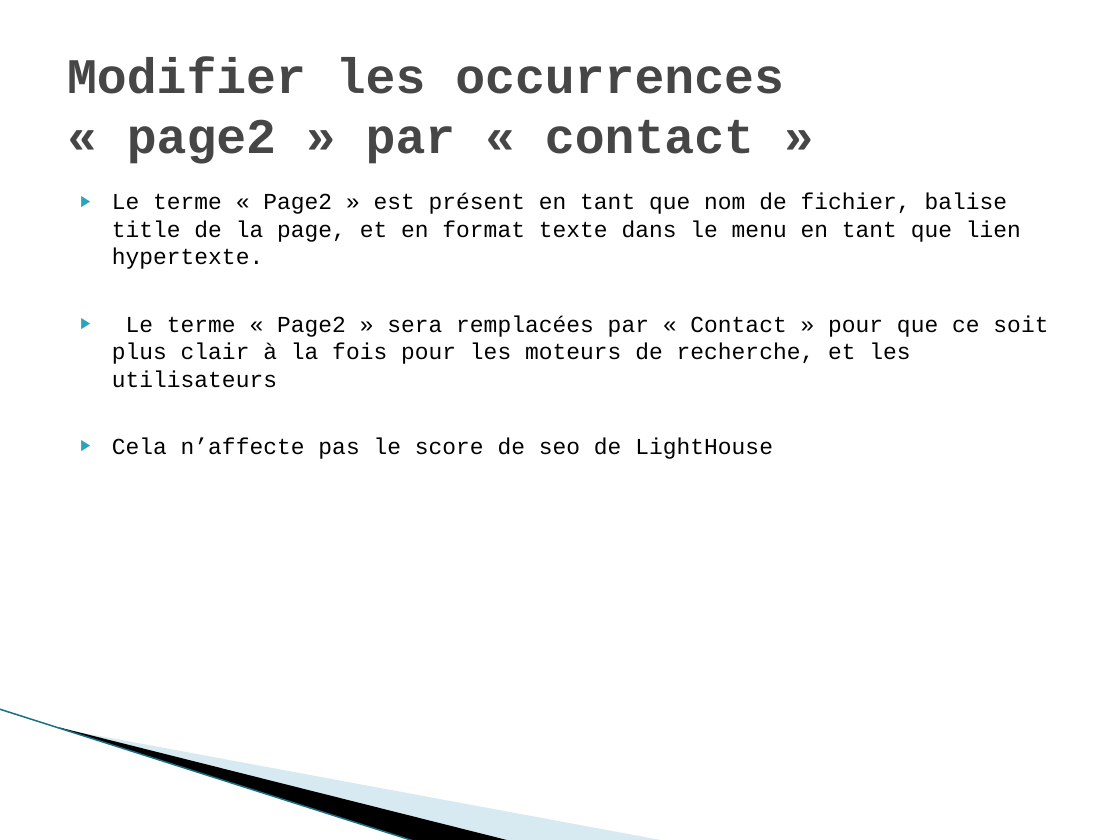
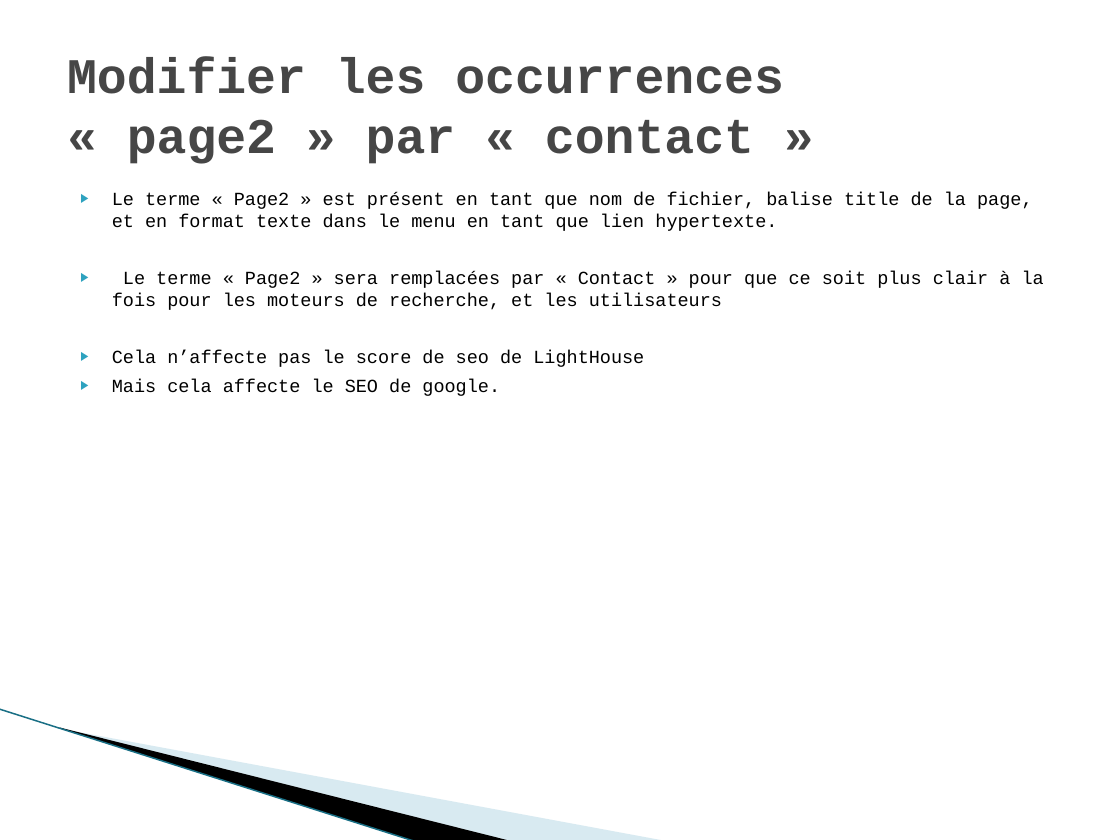
Before and after one commit to gwenaelgressier/GwenaelGressier_04_28022022, a slide deck: slide 8 of Rapport audit.pptx (slide 9 before the commit). Drawn at 1120x840 pixels with LibreOffice and Linux fonts; fonts in the diff are those of the drawing; background and template pictures are left out. Boxes give left, top, right and bottom in pixels: in the first picture for what was removed or moved away, otherwise in the second. Text is boxed around its words. In the diff, an @@ line names an element or a change of style, - is before the commit and + after.

Commit message:
dernier mise jour des fichier

```diff
--- a/Rapport audit.pptx
+++ b/Rapport audit.pptx
@@ text at <box>112,192,1044,367</box>: size 14.7 to 11.9 pt @@
@@ text at <box>112,379,500,396</box>: paragraph added @@
+▶ Mais cela affecte le SEO de google.
```
Also in this commit, not shown: 11 other slides changed, 2 slides removed, 2 other files.
